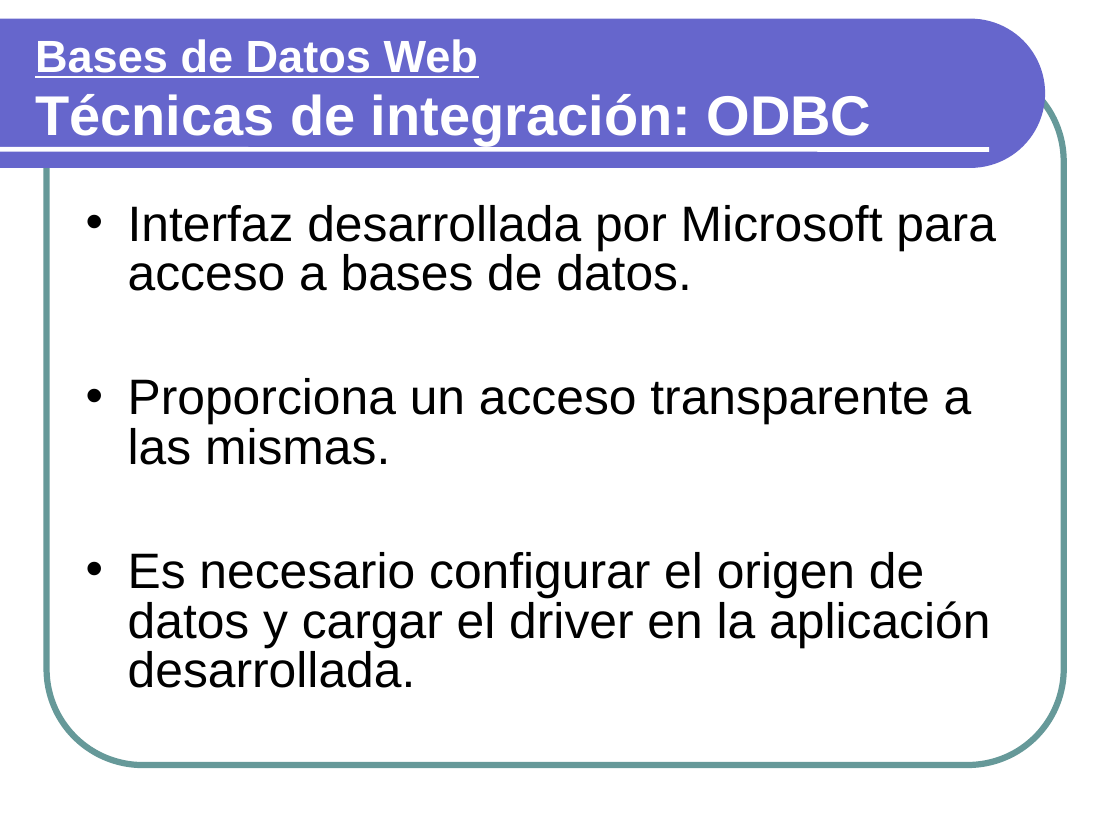
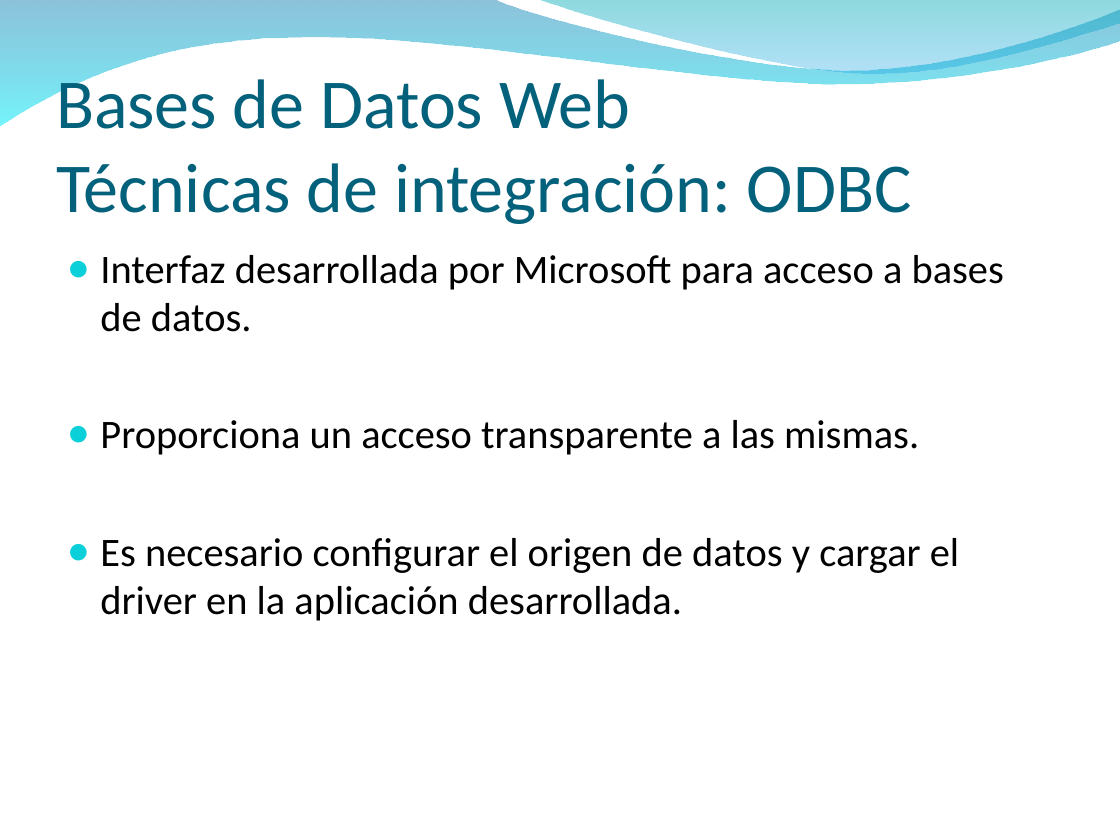
Before and after one commit to txedo/isi-mabd, a slide deck: slide 32 of Funcionalidad3/Funcionalidad3.ppt (slide 31 before the commit). Drawn at 1120x840 pixels with LibreOffice and Linux fonts; fonts in the diff are those of the drawing; background and template pictures are left out. Boxes give left, top, right and bottom in pixels: in the first picture for what was removed or moved away, otherwise in the second. Text is boxed around its words. In the diff, an @@ line names an element or a change of style, - is before the commit and + after.

```diff
--- a/Funcionalidad3/Funcionalidad3.ppt
+++ b/Funcionalidad3/Funcionalidad3.ppt
@@ freeform shape resized from (x1=0, y1=19, x2=1045, y2=168) to (x1=0, y1=0, x2=1120, y2=127) @@
@@ freeform shape at (x1=0, y1=0, x2=1120, y2=127): fill #6666CC to gradient #0079AF to #00EBF8 @@
@@ freeform shape added at (x1=536, y1=0, x2=1120, y2=77), fill gradient #00ADB6 to #009BE5 @@
@@ rounded rectangle removed at (x1=47, y1=65, x2=1064, y2=765) @@
@@ title "Bases de Datos Web Técnicas ..." moved from (x1=35, y1=39, x2=872, y2=145) to (x1=56, y1=70, x2=912, y2=224) @@
@@ title "Bases de Datos Web Técnicas ..." at (x1=56, y1=70, x2=912, y2=224): size 29 to 45 pt, underline off in "Bases de Datos Web"; size 36 to 45 pt in "Técnicas de integración: ODBC"; font Arial to Calibri, text colour #FFFFFF to #04617B, bold off; line spacing 0.93 to 1; vertical alignment middle to bottom @@
@@ line removed from (0, 149) to (989, 149) @@
@@ text "Interfaz desarrollada por Microsoft para ..." moved from (x1=128, y1=205, x2=996, y2=688) to (x1=100, y1=255, x2=1004, y2=621) @@
@@ text "Interfaz desarrollada por Microsoft para ..." at (x1=100, y1=255, x2=1004, y2=621): size 32 to 26 pt, font Arial to Calibri; bullet • to ●; line spacing 0.83 to 1; less space between paragraphs; bullet colour #000000 to #0BD0D9 @@
```
Also in this commit, not shown: 67 other slides changed, 2 slides added, 1 slide removed.
